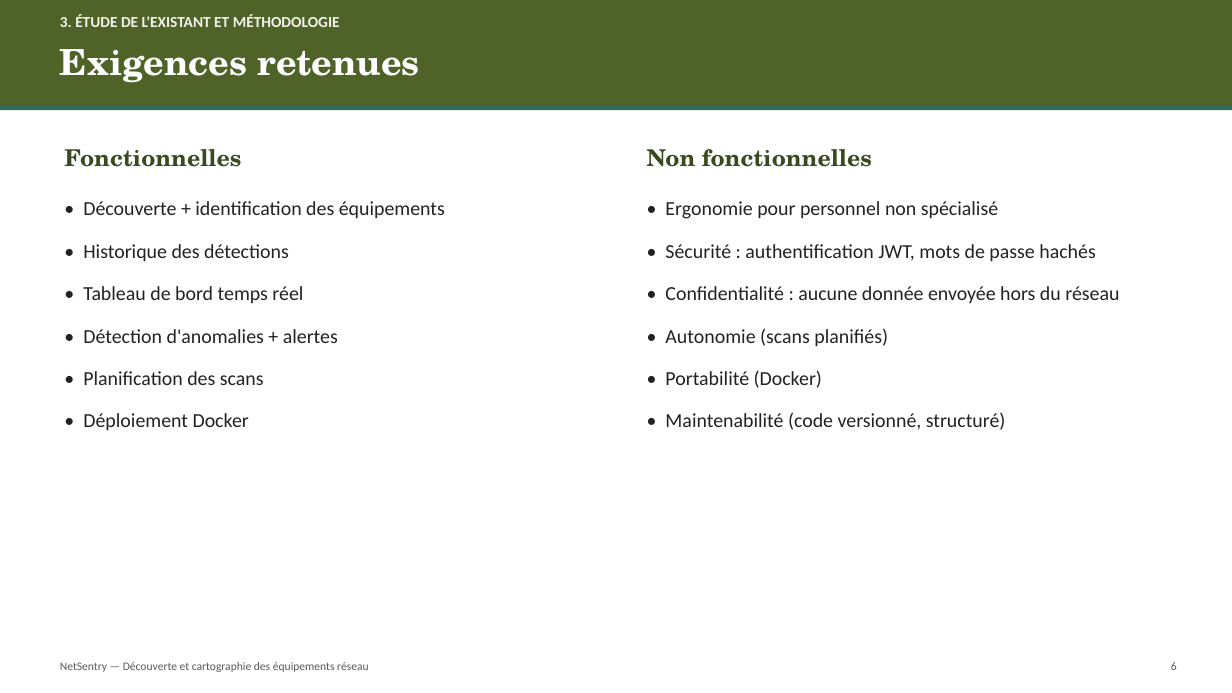
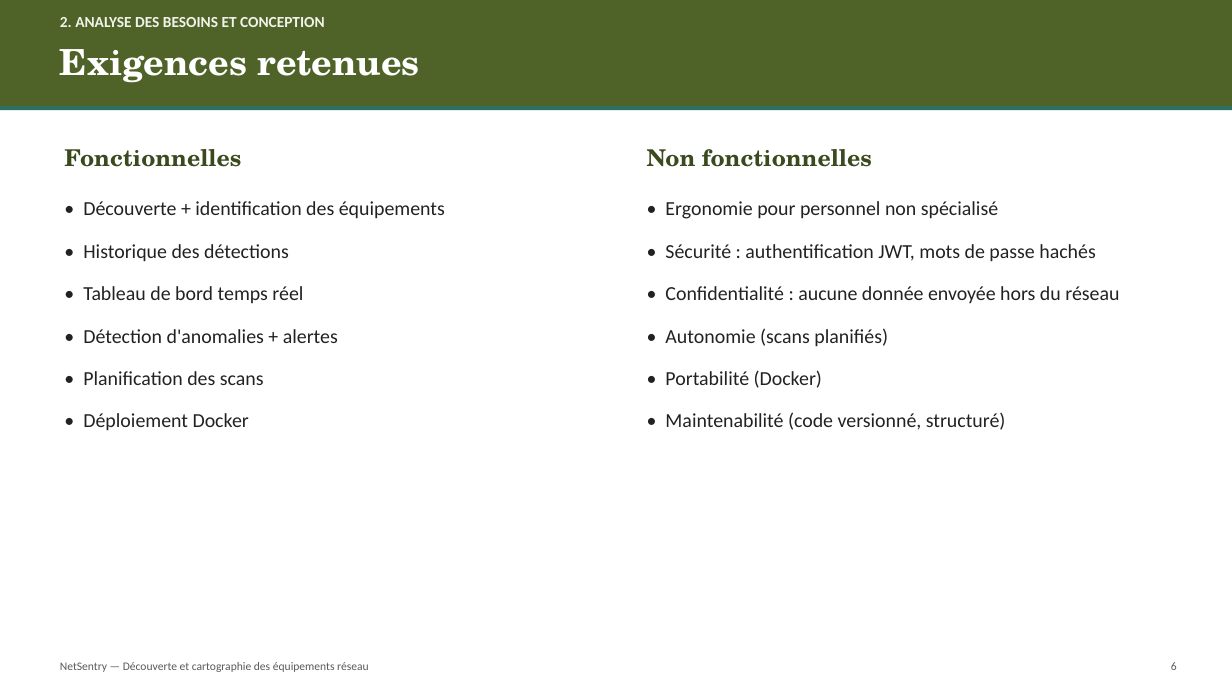
Before and after one commit to Ramiu88/NetSentry, a slide deck: slide 6 of rapport/NetSentry_Presentation.pptx. Drawn at 1232x693 pixels with LibreOffice and Linux fonts; fonts in the diff are those of the drawing. Boxes give left, top, right and bottom in pixels: in the first picture for what was removed or moved away, otherwise in the second. Text is boxed around its words. In the diff, an @@ line names an element or a change of style, - is before the commit and + after.

```diff
--- a/rapport/NetSentry_Presentation.pptx
+++ b/rapport/NetSentry_Presentation.pptx
@@ text at bbox=[60, 17, 325, 27]: text changed @@
-3. ÉTUDE DE L'EXISTANT ET MÉTHODOLOGIE
+2. ANALYSE DES BESOINS ET CONCEPTION
```
Also in this commit, not shown: 18 other slides changed, 1 slide added.
